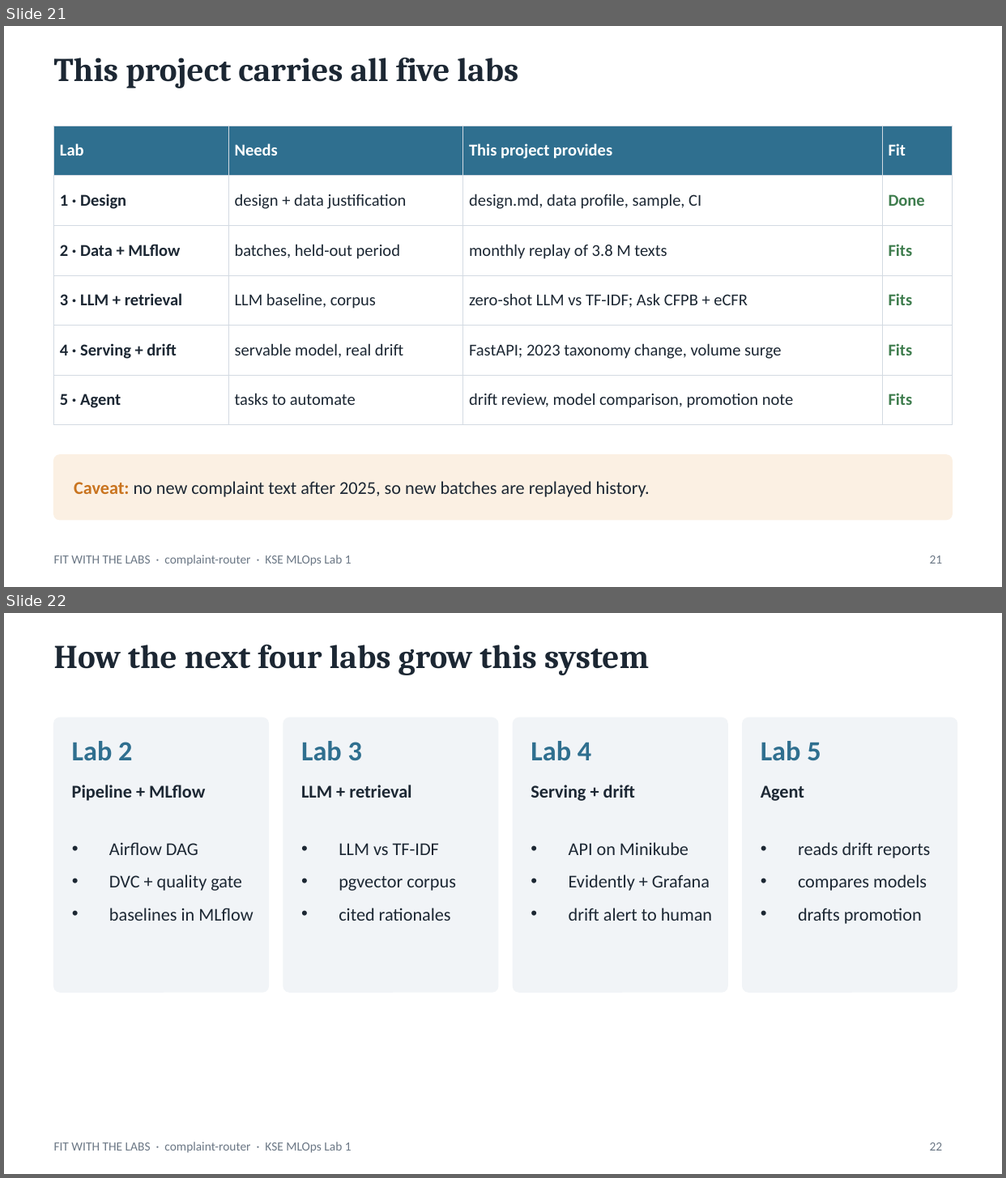
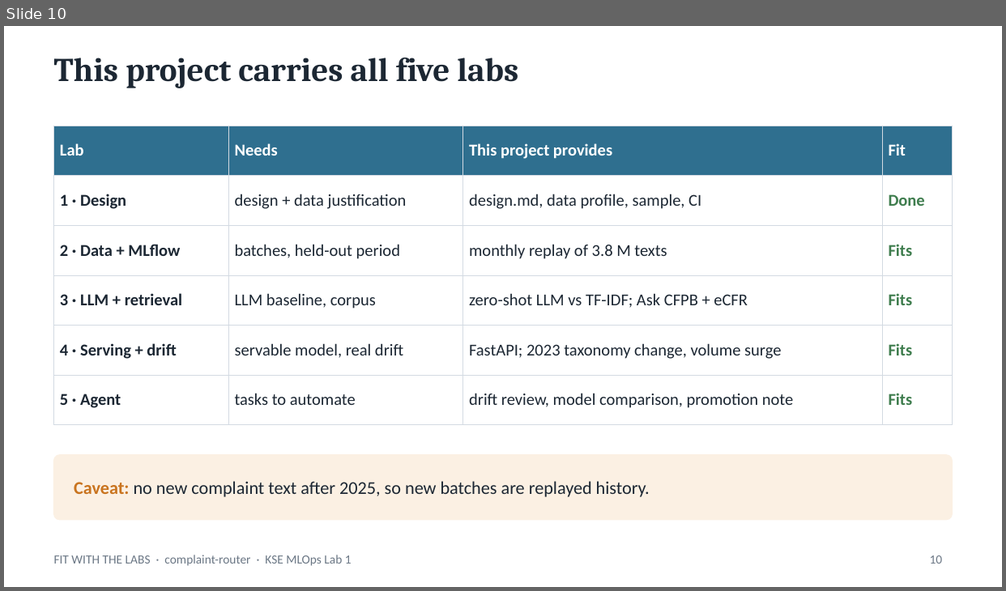
Before and after one commit to goodfrog33/kse-mlops-complaint-router, a slide deck: docs/presentation/complaint-router-lab1.pptx. Shown one above the other, each under a label of ours: slides 21 and 22 before the commit, slide 10 after it. The pictures are 1006x1178 and 1006x591 pixels, drawn with LibreOffice and Linux fonts; fonts in the diff are those of the drawing. Boxes give left, top, right and bottom in pixels: in the first picture for what was removed or moved away, otherwise in the second. Text is boxed around its words. In the diff, an @@ line names an element or a change of style, - is before the commit and + after.

```diff
--- a/docs/presentation/complaint-router-lab1.pptx
+++ b/docs/presentation/complaint-router-lab1.pptx
@@ slide 22 removed at box(4, 613, 1002, 1174), background #FFFFFF; not listed: 1 template element that a slide beside it also shows @@
@@ title removed at box(54, 645, 649, 675) @@
-How the next four labs grow this system
@@ rounded rectangle removed at box(54, 717, 268, 992) @@
@@ rounded rectangle removed at box(283, 717, 498, 992) @@
@@ rounded rectangle removed at box(513, 717, 727, 992) @@
@@ rounded rectangle removed at box(743, 717, 957, 992) @@
@@ text removed at box(72, 741, 132, 761) @@
-Lab 2
@@ text removed at box(301, 741, 362, 761) @@
-Lab 3
@@ text removed at box(530, 741, 591, 761) @@
-Lab 4
@@ text removed at box(761, 741, 820, 761) @@
-Lab 5
@@ text removed at box(72, 785, 205, 801) @@
-Pipeline + MLflow
@@ text removed at box(301, 785, 411, 798) @@
-LLM + retrieval
@@ text removed at box(530, 785, 635, 801) @@
-Serving + drift
@@ text removed at box(761, 786, 804, 801) @@
-Agent
@@ text removed at box(109, 842, 253, 921) @@
-• Airflow DAG
-• DVC + quality gate
-• baselines in MLflow
@@ text removed at box(339, 843, 456, 921) @@
-• LLM vs TF-IDF
-• pgvector corpus
-• cited rationales
@@ text removed at box(569, 842, 712, 921) @@
-• API on Minikube
-• Evidently + Grafana
-• drift alert to human
@@ text removed at box(798, 842, 931, 924) @@
-• reads drift reports
-• compares models
-• drafts promotion
@@ page number removed at box(930, 1143, 943, 1151) @@
-22
@@ what was slide 21 is now slide 10 @@
@@ page number at box(930, 556, 943, 564): text changed @@
-21
+10
```
Also in this commit, not shown: 1 slide changed, 12 other slides removed, 1 other file.
